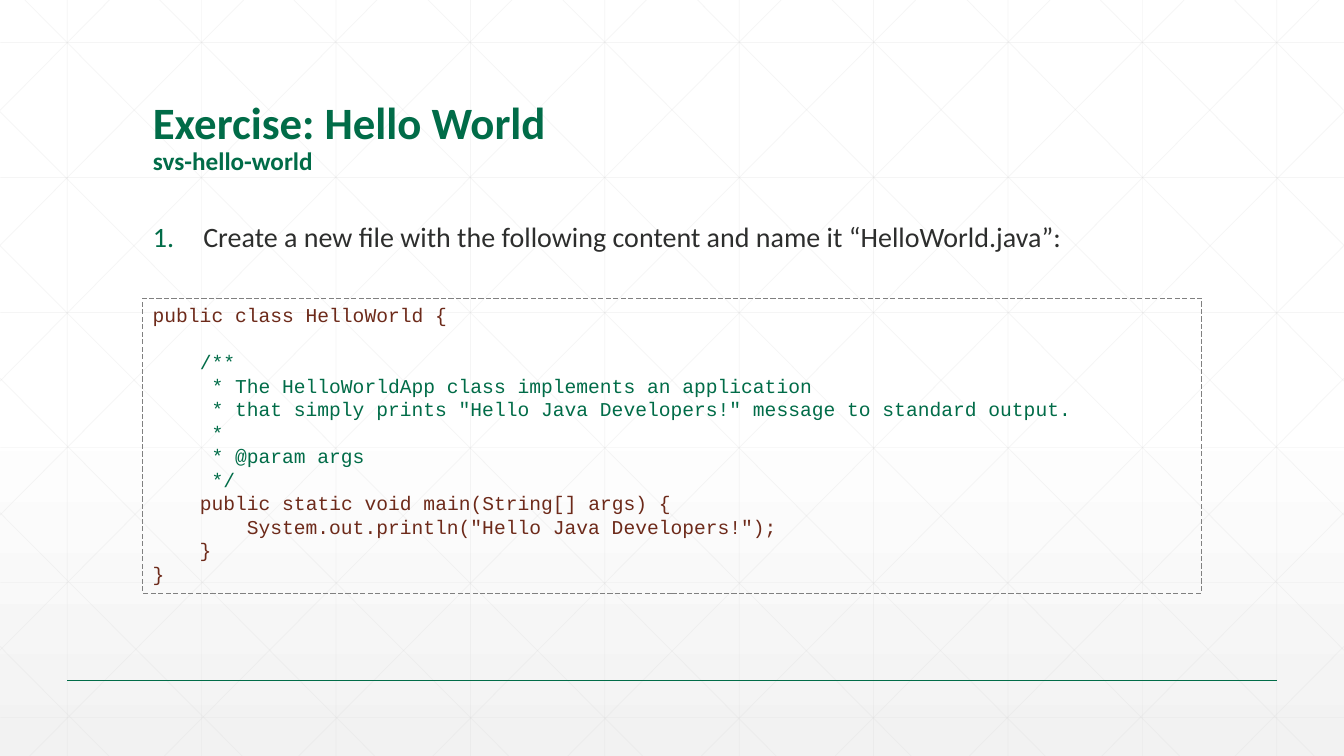
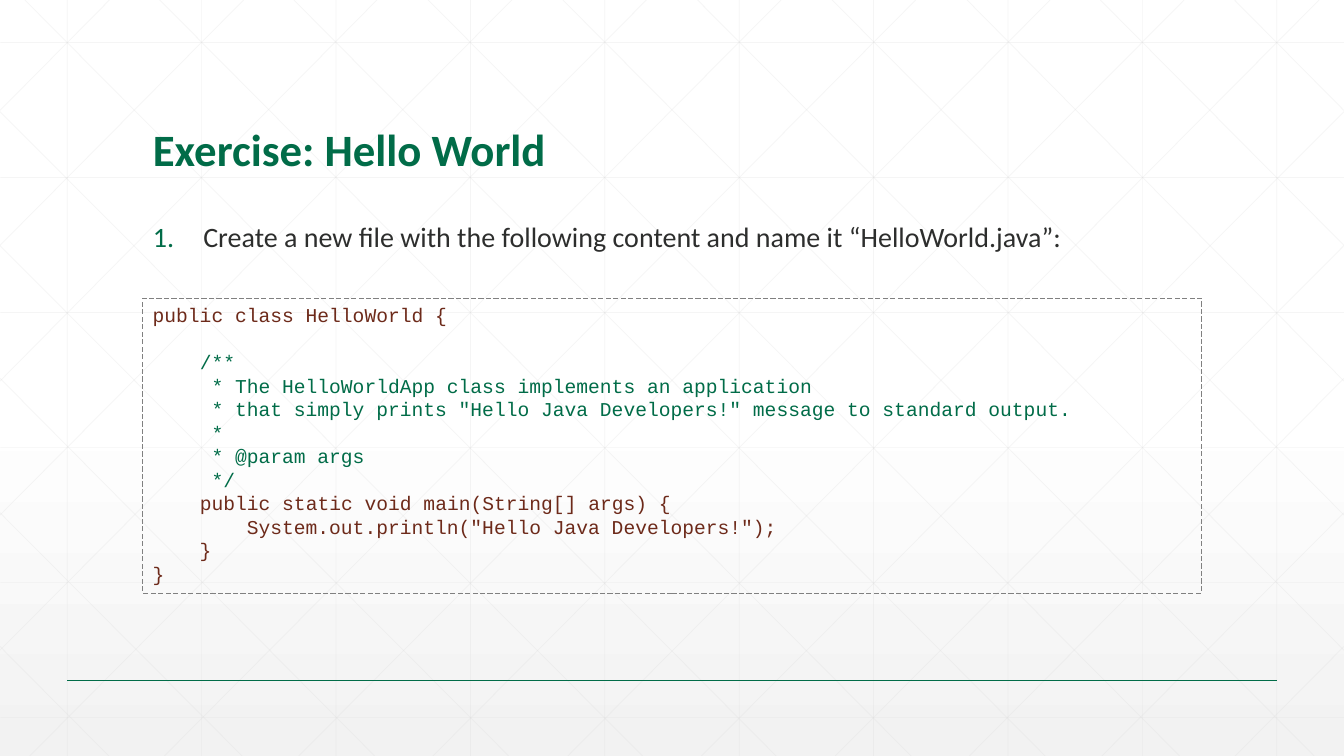
Before and after one commit to SrinS/svs-talent, a slide deck: slide 9 of 01. Java SE/Slides/01. Java.pptx. Drawn at 1344x756 pixels with LibreOffice and Linux fonts; fonts in the diff are those of the drawing; background and template pictures are left out. Boxes give left, top, right and bottom in pixels: in the first picture for what was removed or moved away, otherwise in the second. Text is boxed around its words. In the diff, an @@ line names an element or a change of style, - is before the commit and + after.

```diff
--- a/01. Java SE/Slides/01. Java.pptx
+++ b/01. Java SE/Slides/01. Java.pptx
@@ title at box(153, 134, 546, 167): text changed @@
-Exercise: Hello World
-svs-hello-world
+Exercise: Hello World
```
Also in this commit, not shown: 11 other files.
